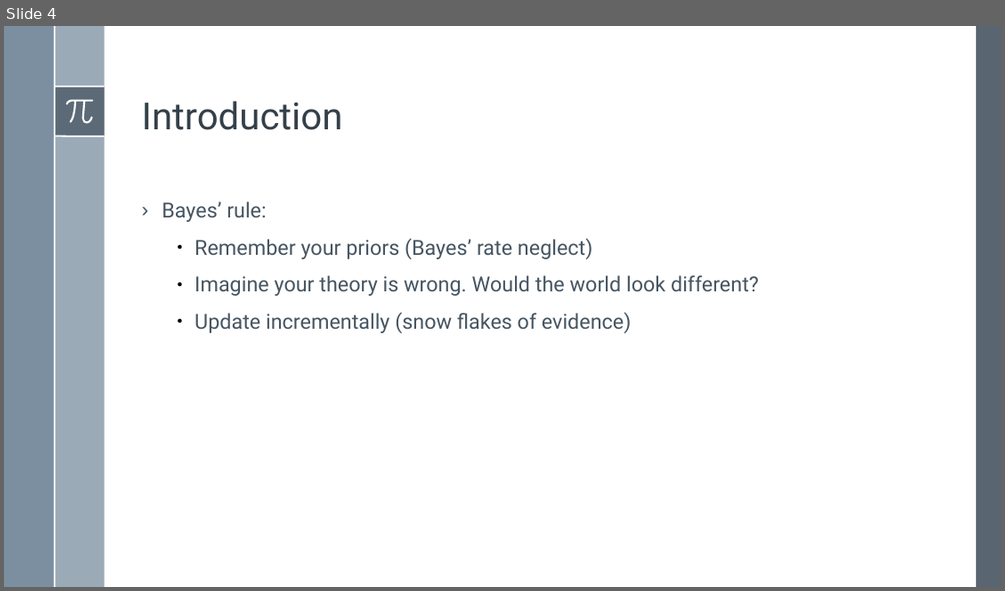
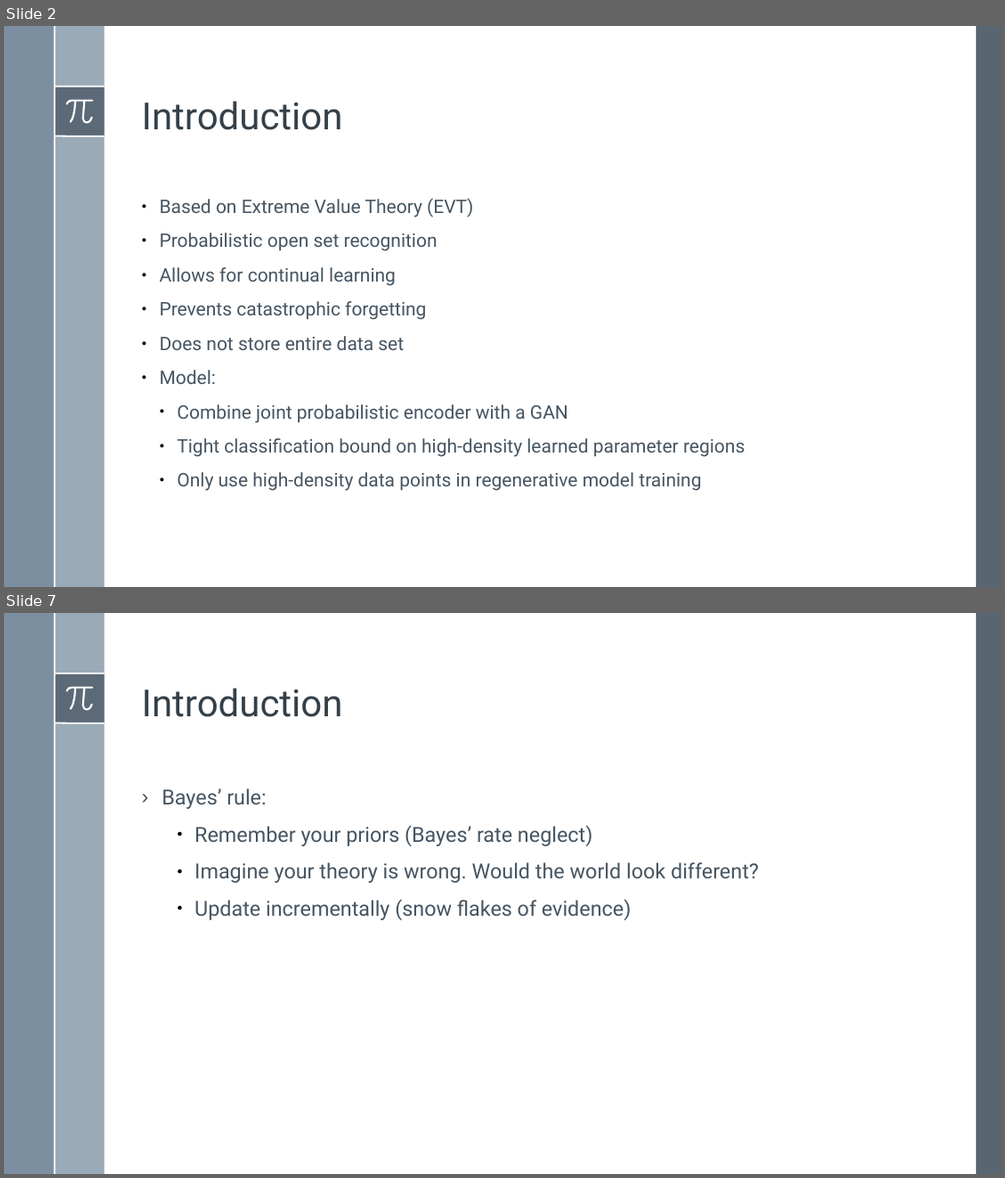
Before and after one commit to BardiaMojra/presentations, a slide deck: unified_probabilistic_deep_continual_learning_through_generative_replay_and_open_set_recognition/presentation.odp. Shown one above the other, each under a label of ours: slide 4 before the commit, slides 2 and 7 after it; the slides between them are not shown. The pictures are 1005x591 and 1005x1178 pixels, drawn with LibreOffice and Linux fonts; fonts in the diff are those of the drawing. Boxes give left, top, right and bottom in pixels: in the first picture for what was removed or moved away, otherwise in the second. Text is boxed around its words. In the diff, an @@ line names an element or a change of style, - is before the commit and + after.

```diff
--- a/unified_probabilistic_deep_continual_learning_through_generative_replay_and_open_set_recognition/presentation.odp
+++ b/unified_probabilistic_deep_continual_learning_through_generative_replay_and_open_set_recognition/presentation.odp
@@ slide 2 added at [4,26,1001,587], background #FFFFFF; not listed: 8 template elements that a slide beside it also shows @@
@@ text added at [142,101,343,130], 36 pt, text #344049 @@
+Introduction
@@ text added at [160,198,744,491], 18 pt, text #465562 @@
+● Based on Extreme Value Theory (EVT)
+● Probabilistic open set recognition
+● Allows for continual learning
+● Prevents catastrophic forgetting
+● Does not store entire data set
+● Model:
+  ● Combine joint probabilistic encoder with a GAN
+  ● Tight classification bound on high-density learned parameter regions
+  ● Only use high-density data points in regenerative model training
@@ what was slide 4 is now slide 7 @@
```
Also in this commit, not shown: 1 slide changed, 4 other slides added, 2 slides removed, 4 other files.
